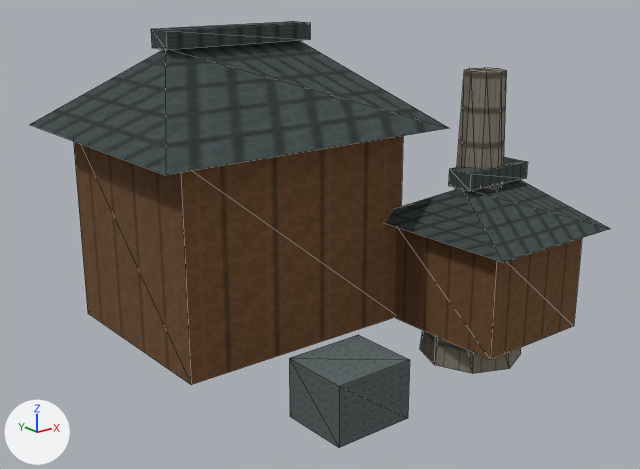
An edit to the glTF model app/src/main/assets/3d/field/domestic-SMITH-2-lod1.glb, drawn before and after from the same camera.
Before and after are seen from a 50 mm camera at (-0.94, -1.231, 0.717) aimed at (0.008, -0.045, 0.243). Every picture has the same lights, and +X, +Y and +Z are marked at lower left. The picture after the commit comes second. Mesh edges are drawn as thin lines. Vertices at exactly the same position are counted once.
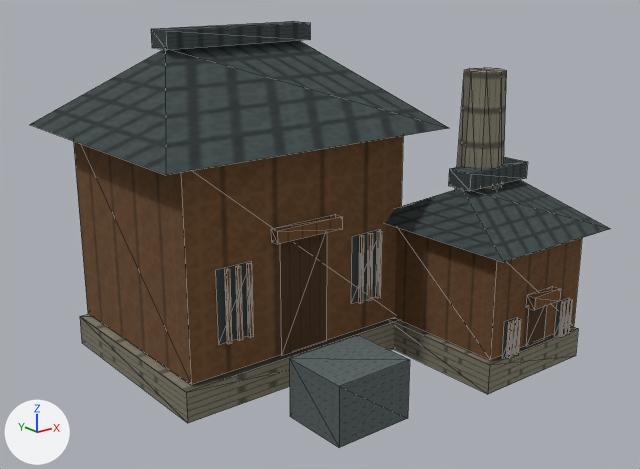
Where the change shows, as pixel boxes (x1, y1, x2, y2) in the pictures (640 x 469 px):
part 1 of me_mesh_0, added: after (80, 314, 400, 423)
part 2 of me_mesh_0, added: after (224, 268, 232, 344)
part 3 of me_mesh_0, added: after (235, 265, 243, 341)
part 4 of me_mesh_0, added: after (246, 263, 253, 338)
part 5 of me_mesh_0, added: after (358, 235, 364, 304)
part 6 of me_mesh_0, added: after (367, 233, 373, 301)
part 7 of me_mesh_0, added: after (375, 231, 382, 298)
part 8 of me_mesh_0, added (brown): after (271, 214, 342, 244)
part 9 of me_mesh_0, added: after (392, 318, 578, 394)
part 10 of me_mesh_0, added: after (506, 321, 512, 359)
part 11 of me_mesh_0, added: after (510, 320, 517, 357)
part 12 of me_mesh_0, added: after (514, 318, 521, 355)
part 13 of me_mesh_0, added: after (558, 302, 565, 337)
part 14 of me_mesh_0, added: after (562, 300, 569, 336)
part 15 of me_mesh_0, added: after (566, 299, 572, 334)
part 16 of me_mesh_0, added (brown): after (526, 286, 560, 310)
part 17 of me_mesh_0, added (brown): after (216, 230, 381, 356)
part 18 of me_mesh_0, added (brown): after (502, 298, 569, 358)

What changed in the scene script:
```text
Change me_mesh_0:
    remove me_mesh_0.from_pydata(...)  # 86 vertices, 110 faces; spans x -0.361..0.394, y -0.382..0.327, z 0.0..0.604
    add me_mesh_0.from_pydata(...)  # 238 vertices, 282 faces; spans x -0.361..0.394, y -0.382..0.327, z 0.0..0.604
    me_mesh_0 part 1: the loose piece of 8 vertices spanning x -0.305..0.145, y -0.11..0.27, z 0.07..0.43 is copied, and the copy is scaled about its middle by (1.06, 1.04, 0.153), then moved by (0.0, 0.0, -0.213); it spans x -0.319..0.159, y -0.118..0.278, z 0.01..0.065
    me_mesh_0 part 2: the loose piece of 8 vertices spanning x -0.2..-0.06, y -0.35..-0.23, z 0.03..0.13 is copied, and the copy is scaled about its middle by (0.045, 0.05, 1.26), then moved by (-0.107, 0.171, 0.109); it spans x -0.24..-0.234, y -0.122..-0.116, z 0.126..0.252
    me_mesh_0 part 3: the loose piece of 8 vertices spanning x -0.2..-0.06, y -0.35..-0.23, z 0.03..0.13 is copied, and the copy is scaled about its middle by (0.045, 0.05, 1.26), then moved by (-0.086, 0.171, 0.109); it spans x -0.22..-0.213, y -0.122..-0.116, z 0.126..0.252
    me_mesh_0 part 4: the loose piece of 8 vertices spanning x -0.2..-0.06, y -0.35..-0.23, z 0.03..0.13 is copied, and the copy is scaled about its middle by (0.045, 0.05, 1.26), then moved by (-0.066, 0.171, 0.109); it spans x -0.199..-0.192, y -0.122..-0.116, z 0.126..0.252
    me_mesh_0 part 5: the loose piece of 8 vertices spanning x -0.2..-0.06, y -0.35..-0.23, z 0.03..0.13 is copied, and the copy is scaled about its middle by (0.045, 0.05, 1.26), then moved by (0.172, 0.171, 0.109); it spans x 0.039..0.045, y -0.122..-0.116, z 0.126..0.252
    me_mesh_0 part 6: the loose piece of 8 vertices spanning x -0.2..-0.06, y -0.35..-0.23, z 0.03..0.13 is copied, and the copy is scaled about its middle by (0.045, 0.05, 1.26), then moved by (0.193, 0.171, 0.109); it spans x 0.06..0.066, y -0.122..-0.116, z 0.126..0.252
    me_mesh_0 part 7: the loose piece of 8 vertices spanning x -0.2..-0.06, y -0.35..-0.23, z 0.03..0.13 is copied, and the copy is scaled about its middle by (0.045, 0.05, 1.26), then moved by (0.213, 0.171, 0.109); it spans x 0.08..0.086, y -0.122..-0.116, z 0.126..0.252
    me_mesh_0 part 8: the loose piece of 8 vertices spanning x -0.2..-0.06, y -0.35..-0.23, z 0.03..0.13 is copied, and the copy is scaled about its middle by (0.964, 0.15, 0.22), then moved by (0.05, 0.168, 0.208); it spans x -0.147..-0.013, y -0.131..-0.113, z 0.277..0.299
    me_mesh_0 part 9: the loose piece of 8 vertices spanning x 0.135..0.365, y -0.345..-0.095, z 0.07..0.26 is copied, and the copy is scaled about its middle by (1.06, 1.04, 0.289), then moved by (0.0, 0.0, -0.127); it spans x 0.128..0.372, y -0.35..-0.09, z 0.01..0.065
    me_mesh_0 part 10: the loose piece of 8 vertices spanning x -0.2..-0.06, y -0.35..-0.23, z 0.03..0.13 is copied, and the copy is scaled about its middle by (0.023, 0.05, 0.665), then moved by (0.3, -0.064, 0.02); it spans x 0.168..0.171, y -0.357..-0.351, z 0.067..0.133
    me_mesh_0 part 11: the loose piece of 8 vertices spanning x -0.2..-0.06, y -0.35..-0.23, z 0.03..0.13 is copied, and the copy is scaled about its middle by (0.023, 0.05, 0.665), then moved by (0.31, -0.064, 0.02); it spans x 0.179..0.182, y -0.357..-0.351, z 0.067..0.133
    me_mesh_0 part 12: the loose piece of 8 vertices spanning x 0.135..0.365, y -0.345..-0.095, z 0.07..0.26 is copied, and the copy is scaled about its middle by (0.014, 0.024, 0.35), then moved by (-0.059, -0.134, -0.065); it spans x 0.189..0.192, y -0.357..-0.351, z 0.067..0.133
    me_mesh_0 part 13: the loose piece of 8 vertices spanning x 0.135..0.365, y -0.345..-0.095, z 0.07..0.26 is copied, and the copy is scaled about its middle by (0.014, 0.024, 0.35), then moved by (0.062, -0.134, -0.065); it spans x 0.311..0.314, y -0.357..-0.351, z 0.067..0.133
    me_mesh_0 part 14: the loose piece of 8 vertices spanning x 0.135..0.365, y -0.345..-0.095, z 0.07..0.26 is copied, and the copy is scaled about its middle by (0.014, 0.024, 0.35), then moved by (0.073, -0.134, -0.065); it spans x 0.321..0.325, y -0.357..-0.351, z 0.067..0.133
    me_mesh_0 part 15: the loose piece of 8 vertices spanning x 0.135..0.365, y -0.345..-0.095, z 0.07..0.26 is copied, and the copy is scaled about its middle by (0.014, 0.024, 0.35), then moved by (0.083, -0.134, -0.065); it spans x 0.332..0.335, y -0.357..-0.351, z 0.067..0.133
    me_mesh_0 part 16: the loose piece of 8 vertices spanning x 0.135..0.365, y -0.345..-0.095, z 0.07..0.26 is copied, and the copy is scaled about its middle by (0.3, 0.072, 0.116), then moved by (0.0, -0.137, -0.008); it spans x 0.215..0.285, y -0.366..-0.348, z 0.146..0.168
    me_mesh_0 part 17: 12 vertices added at x -0.253..0.093, y -0.113, z 0.07..0.277
    me_mesh_0 part 18: 12 vertices added at x 0.161..0.339, y -0.348, z 0.067..0.146
```
